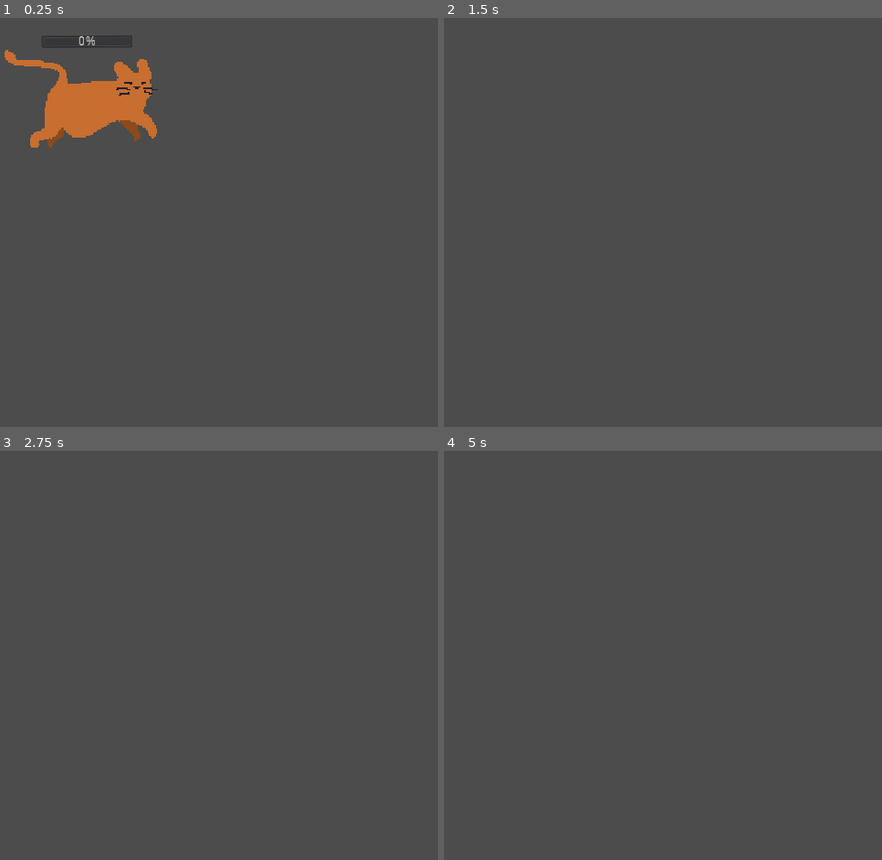
Above: before the commit, frames 1-4 (two rows, left to right).
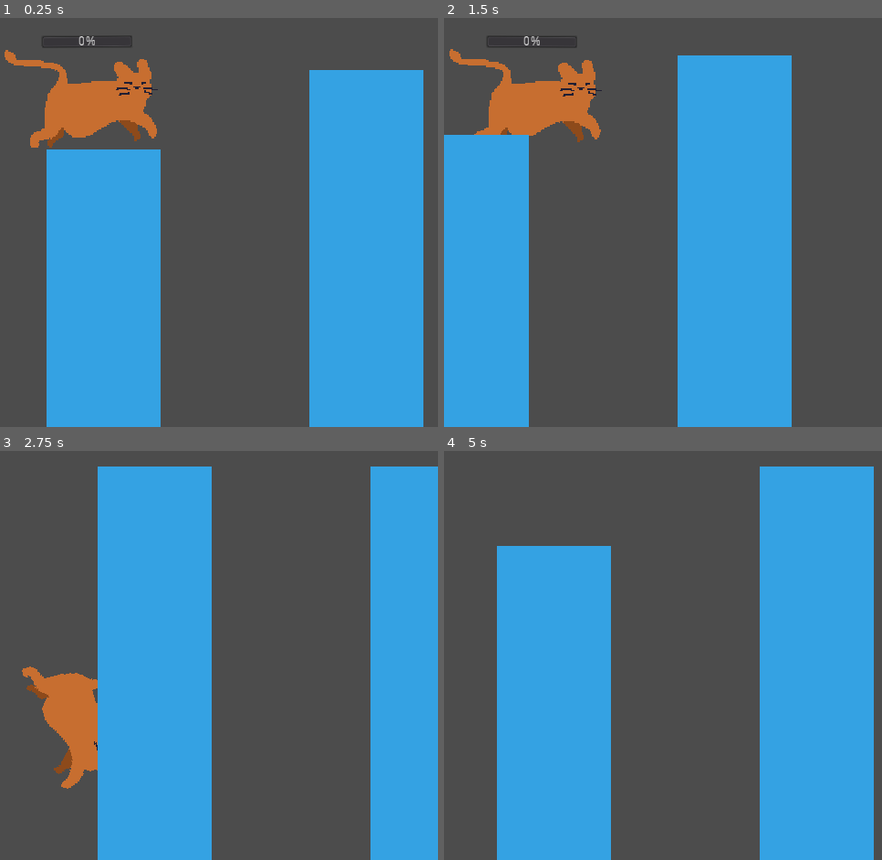
Above: after the commit, the same moments.

Repository: zMenta/Godot-Projects
Game: Godot game, scene res://Scenes/Main.tscn
Same seed, same stepped clock (60 frames per second), same inputs: the game is played once before the commit and once after it.
Inputs (mouse positions are in pixels of both pictures, inside the frame that each line leads up to):
- Up to frame 1 (0.25 s): no input
- Up to frame 2 (1.5 s): move the mouse to (759, 67) at 0.52 s; press the mouse at (759, 67) at 0.53 s; move the mouse to (575, 132) at 1.27 s; release the mouse at (575, 132) at 1.28 s; click (575, 132) at 1.35 s
- Up to frame 3 (2.75 s): move the mouse to (outside the picture) at 2.02 s; press the mouse at (outside the picture) at 2.03 s
- Up to frame 4 (5 s): move the mouse to (641, 663) at 2.77 s; release the mouse at (641, 663) at 2.78 s; click (641, 663) at 2.85 s; move the mouse to (794, 630) at 3.52 s; press the mouse at (794, 630) at 3.53 s; tap Enter at 4.25 s; move the mouse to (outside the picture) at 4.27 s; release the mouse at (outside the picture) at 4.28 s; click (outside the picture) at 4.35 s

The runs differ from the first frame. In frame 1, 40% of the frame differs, in the area x 10-97%, y 12-100%; in frame 2, 41%; in frame 3, 43%; in frame 4, 45%, in the area x 12-99%, y 3-100%.

Commit message:
CQ | Block is_point_obtainable

Diff:
--- a/Compidi's Quest/Scripts/Block.gd
+++ b/Compidi's Quest/Scripts/Block.gd
@@ -5,6 +5,7 @@
 
 var screen_size
 var rect_size_x
+var is_point_obtainable := true
 
 
 func _ready() -> void:
@@ -24,5 +25,6 @@
 func _on_Area2D_body_entered(body: Node) -> void:
 	yield(get_tree().create_timer(2),"timeout")
 
-	if $Area2D.overlaps_body(body):
+	if $Area2D.overlaps_body(body) and is_point_obtainable == true:
 		emit_signal("point_made")
+		is_point_obtainable = false
--- a/Compidi's Quest/Scripts/Main.gd
+++ b/Compidi's Quest/Scripts/Main.gd
@@ -4,8 +4,12 @@
 
 func _ready() -> void:
 	randomize()
+	new_game()
+
 
 func new_game() -> void:
+	var first_block = spawn_block()
+	first_block.is_point_obtainable = false
 	spawn_block()
 	spawn_block()
 
@@ -17,11 +21,11 @@
 	var x_random_position := int(rand_range(250, 320))
 
 	block.position = block_spawn_location.position
-	print(block.position)
 	block_spawn_location.position += Vector2(x_random_position, y_random_position)
 
 	block.connect_to_owner(self)
 	add_child(block)
+	return block
 
 func _on_point_made():
 	spawn_block()
